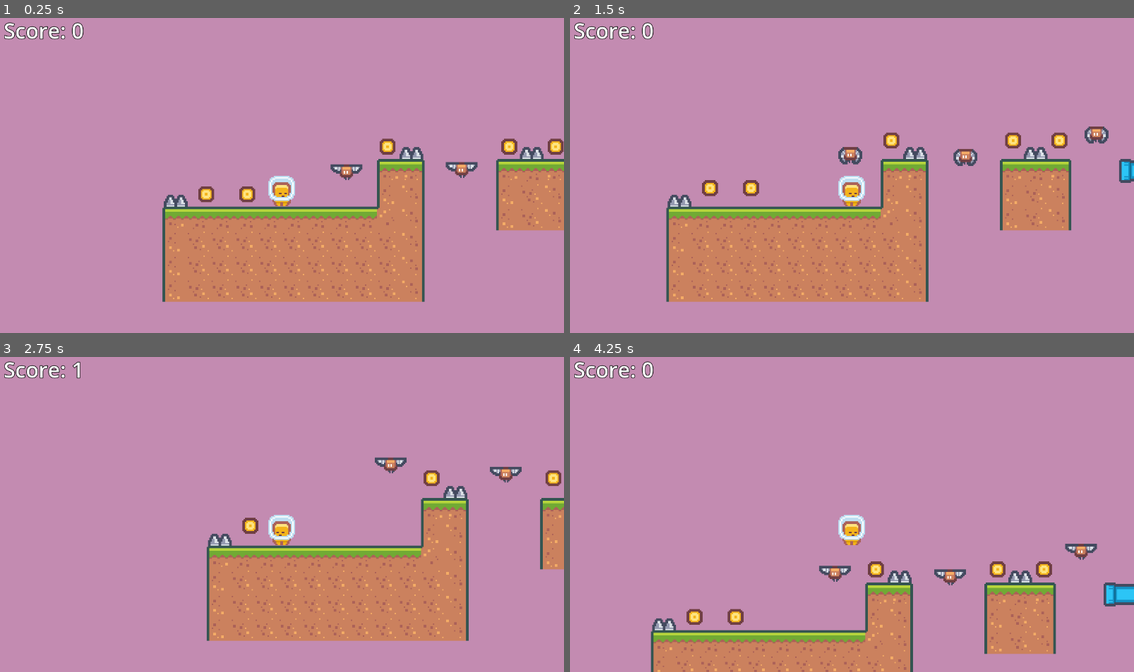
Above: before the commit, frames 1-4 (two rows, left to right).
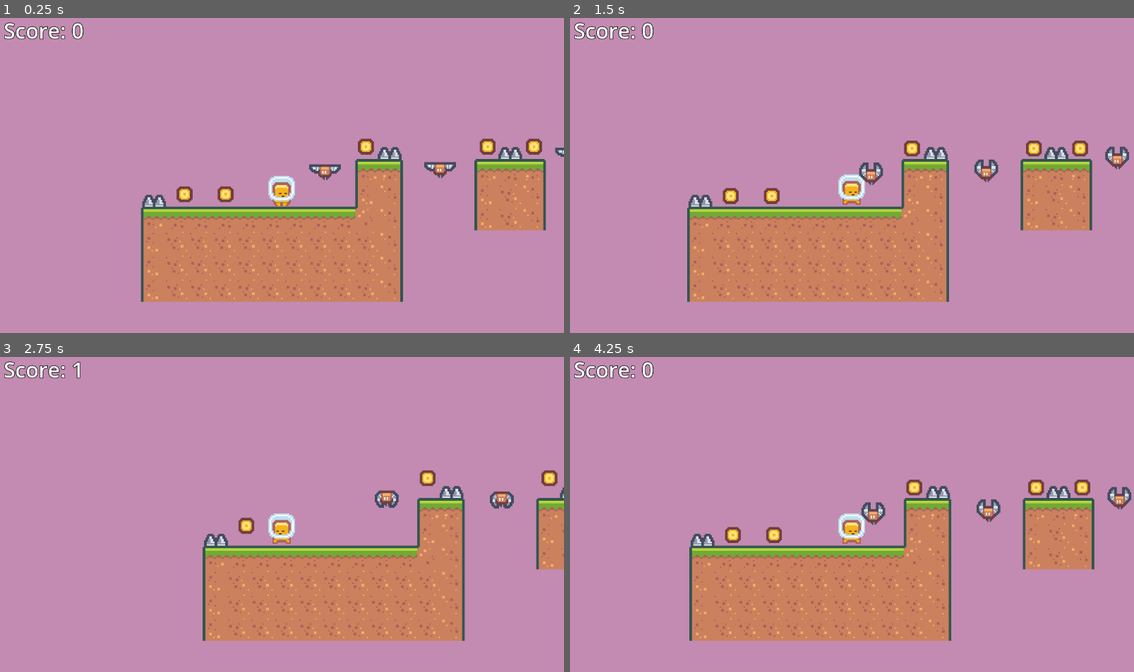
Above: after the commit, the same moments.

Repository: HonouredOne/2DPlatformerProject
Game: Godot game, scene res://Scenes/Levels/Level1.tscn
The game is run twice, just before and just after one commit, with the same random seed, the same clock (stepped at 60 frames per second) and the same inputs. Before the commit the project starts from res://Level1.tscn.
Inputs:
- Up to frame 1 (0.25 s): no input
- Up to frame 2 (1.5 s): hold Right from 0.53 s (still down); tap Space at 0.77 s
- Up to frame 3 (2.75 s): tap Space at 1.52 s; release Right at 2.03 s; hold Left from 2.03 s (still down)
- Up to frame 4 (4.25 s): release Left at 2.78 s; hold Right from 2.78 s (still down); tap Space at 3.02, 3.77 s

The runs differ from the first frame. In frame 1, 10% of the frame differs, in the area x 24-100%, y 38-91%; in frame 2, 11%; in frame 3, 4.9%; in frame 4, 28%, in the area x 14-100%, y 38-100%.

Commit message:
rearranged filesystem for better organization

Diff:
--- a/Platformer_Tileset.tres
+++ b/Platformer_Tileset.tres
@@ -5,10 +5,12 @@
 [sub_resource type="TileSetAtlasSource" id="TileSetAtlasSource_ytctf"]
 texture = ExtResource("1_rymi5")
 texture_region_size = Vector2i(18, 18)
+0:0/next_alternative_id = 3
 0:0/0 = 0
 0:0/0/physics_layer_0/linear_velocity = Vector2(0, 0)
 0:0/0/physics_layer_0/angular_velocity = 0.0
 0:0/0/physics_layer_0/polygon_0/points = PackedVector2Array(-9, -9, 9, -9, 9, 9, -9, 9)
+1:0/next_alternative_id = 3
 1:0/0 = 0
 1:0/0/physics_layer_0/linear_velocity = Vector2(0, 0)
 1:0/0/physics_layer_0/angular_velocity = 0.0
@@ -184,15 +186,12 @@
 4:2/0 = 0
 4:2/0/physics_layer_0/linear_velocity = Vector2(0, 0)
 4:2/0/physics_layer_0/angular_velocity = 0.0
-4:2/0/physics_layer_0/polygon_0/points = PackedVector2Array(-9, -9, 9, -9, 9, 9, -9, 9)
 5:2/0 = 0
 5:2/0/physics_layer_0/linear_velocity = Vector2(0, 0)
 5:2/0/physics_layer_0/angular_velocity = 0.0
-5:2/0/physics_layer_0/polygon_0/points = PackedVector2Array(-9, -9, 9, -9, 9, 9, -9, 9)
 6:2/0 = 0
 6:2/0/physics_layer_0/linear_velocity = Vector2(0, 0)
 6:2/0/physics_layer_0/angular_velocity = 0.0
-6:2/0/physics_layer_0/polygon_0/points = PackedVector2Array(-9, -9, 9, -9, 9, 9, -9, 9)
 7:2/0 = 0
 7:2/0/physics_layer_0/linear_velocity = Vector2(0, 0)
 7:2/0/physics_layer_0/angular_velocity = 0.0
@@ -264,15 +263,12 @@
 4:3/0 = 0
 4:3/0/physics_layer_0/linear_velocity = Vector2(0, 0)
 4:3/0/physics_layer_0/angular_velocity = 0.0
-4:3/0/physics_layer_0/polygon_0/points = PackedVector2Array(-9, -9, 9, -9, 9, 9, -9, 9)
 5:3/0 = 0
 5:3/0/physics_layer_0/linear_velocity = Vector2(0, 0)
 5:3/0/physics_layer_0/angular_velocity = 0.0
-5:3/0/physics_layer_0/polygon_0/points = PackedVector2Array(-9, -9, 9, -9, 9, 9, -9, 9)
 6:3/0 = 0
 6:3/0/physics_layer_0/linear_velocity = Vector2(0, 0)
 6:3/0/physics_layer_0/angular_velocity = 0.0
-6:3/0/physics_layer_0/polygon_0/points = PackedVector2Array(-9, -9, 9, -9, 9, 9, -9, 9)
 7:3/0 = 0
 7:3/0/physics_layer_0/linear_velocity = Vector2(0, 0)
 7:3/0/physics_layer_0/angular_velocity = 0.0
@@ -280,7 +276,6 @@
 8:3/0 = 0
 8:3/0/physics_layer_0/linear_velocity = Vector2(0, 0)
 8:3/0/physics_layer_0/angular_velocity = 0.0
-8:3/0/physics_layer_0/polygon_0/points = PackedVector2Array(-9, -9, 9, -9, 9, 9, -9, 9)
 9:3/0 = 0
 9:3/0/physics_layer_0/linear_velocity = Vector2(0, 0)
 9:3/0/physics_layer_0/angular_velocity = 0.0
@@ -341,26 +336,6 @@
 3:4/0/physics_layer_0/linear_velocity = Vector2(0, 0)
 3:4/0/physics_layer_0/angular_velocity = 0.0
 3:4/0/physics_layer_0/polygon_0/points = PackedVector2Array(-9, -9, 9, -9, 9, 9, -9, 9)
-4:4/0 = 0
-4:4/0/physics_layer_0/linear_velocity = Vector2(0, 0)
-4:4/0/physics_layer_0/angular_velocity = 0.0
-4:4/0/physics_layer_0/polygon_0/points = PackedVector2Array(-9, -9, 9, -9, 9, 9, -9, 9)
-5:4/0 = 0
-5:4/0/physics_layer_0/linear_velocity = Vector2(0, 0)
-5:4/0/physics_layer_0/angular_velocity = 0.0
-5:4/0/physics_layer_0/polygon_0/points = PackedVector2Array(-9, -9, 9, -9, 9, 9, -9, 9)
-6:4/0 = 0
-6:4/0/physics_layer_0/linear_velocity = Vector2(0, 0)
-6:4/0/physics_layer_0/angular_velocity = 0.0
-6:4/0/physics_layer_0/polygon_0/points = PackedVector2Array(-9, -9, 9, -9, 9, 9, -9, 9)
-7:4/0 = 0
-7:4/0/physics_layer_0/linear_velocity = Vector2(0, 0)
-7:4/0/physics_layer_0/angular_velocity = 0.0
-7:4/0/physics_layer_0/polygon_0/points = PackedVector2Array(-9, -9, 9, -9, 9, 9, -9, 9)
-8:4/0 = 0
-8:4/0/physics_layer_0/linear_velocity = Vector2(0, 0)
-8:4/0/physics_layer_0/angular_velocity = 0.0
-8:4/0/physics_layer_0/polygon_0/points = PackedVector2Array(-9, -9, 9, -9, 9, 9, -9, 9)
 9:4/0 = 0
 9:4/0/physics_layer_0/linear_velocity = Vector2(0, 0)
 9:4/0/physics_layer_0/angular_velocity = 0.0
@@ -452,11 +427,9 @@
 11:5/0 = 0
 11:5/0/physics_layer_0/linear_velocity = Vector2(0, 0)
 11:5/0/physics_layer_0/angular_velocity = 0.0
-11:5/0/physics_layer_0/polygon_0/points = PackedVector2Array(-9, -9, 9, -9, 9, 9, -9, 9)
 12:5/0 = 0
 12:5/0/physics_layer_0/linear_velocity = Vector2(0, 0)
 12:5/0/physics_layer_0/angular_velocity = 0.0
-12:5/0/physics_layer_0/polygon_0/points = PackedVector2Array(-9, -9, 9, -9, 9, 9, -9, 9)
 13:5/0 = 0
 13:5/0/physics_layer_0/linear_velocity = Vector2(0, 0)
 13:5/0/physics_layer_0/angular_velocity = 0.0
@@ -612,7 +585,6 @@
 11:7/0 = 0
 11:7/0/physics_layer_0/linear_velocity = Vector2(0, 0)
 11:7/0/physics_layer_0/angular_velocity = 0.0
-11:7/0/physics_layer_0/polygon_0/points = PackedVector2Array(-9, -9, 9, -9, 9, 9, -9, 9)
 12:7/0 = 0
 12:7/0/physics_layer_0/linear_velocity = Vector2(0, 0)
 12:7/0/physics_layer_0/angular_velocity = 0.0
@@ -636,95 +608,87 @@
 17:7/0 = 0
 17:7/0/physics_layer_0/linear_velocity = Vector2(0, 0)
 17:7/0/physics_layer_0/angular_velocity = 0.0
-17:7/0/physics_layer_0/polygon_0/points = PackedVector2Array(-9, -9, 9, -9, 9, 9, -9, 9)
 18:7/0 = 0
 18:7/0/physics_layer_0/linear_velocity = Vector2(0, 0)
 18:7/0/physics_layer_0/angular_velocity = 0.0
-18:7/0/physics_layer_0/polygon_0/points = PackedVector2Array(-9, -9, 9, -9, 9, 9, -9, 9)
 19:7/0 = 0
 19:7/0/physics_layer_0/linear_velocity = Vector2(0, 0)
 19:7/0/physics_layer_0/angular_velocity = 0.0
-19:7/0/physics_layer_0/polygon_0/points = PackedVector2Array(-9, -9, 9, -9, 9, 9, -9, 9)
 0:8/0 = 0
 0:8/0/physics_layer_0/linear_velocity = Vector2(0, 0)
 0:8/0/physics_layer_0/angular_velocity = 0.0
-0:8/0/physics_layer_0/polygon_0/points = PackedVector2Array(-9, -9, 9, -9, 9, 9, -9, 9)
 1:8/0 = 0
 1:8/0/physics_layer_0/linear_velocity = Vector2(0, 0)
 1:8/0/physics_layer_0/angular_velocity = 0.0
-1:8/0/physics_layer_0/polygon_0/points = PackedVector2Array(-9, -9, 9, -9, 9, 9, -9, 9)
 2:8/0 = 0
 2:8/0/physics_layer_0/linear_velocity = Vector2(0, 0)
 2:8/0/physics_layer_0/angular_velocity = 0.0
-2:8/0/physics_layer_0/polygon_0/points = PackedVector2Array(-9, -9, 9, -9, 9, 9, -9, 9)
 3:8/0 = 0
 3:8/0/physics_layer_0/linear_velocity = Vector2(0, 0)
 3:8/0/physics_layer_0/angular_velocity = 0.0
-3:8/0/physics_layer_0/polygon_0/points = PackedVector2Array(-9, -9, 9, -9, 9, 9, -9, 9)
 4:8/0 = 0
 4:8/0/physics_layer_0/linear_velocity = Vector2(0, 0)
 4:8/0/physics_layer_0/angular_velocity = 0.0
-4:8/0/physics_layer_0/polygon_0/points = PackedVector2Array(-9, -9, 9, -9, 9, 9, -9, 9)
 5:8/0 = 0
 5:8/0/physics_layer_0/linear_velocity = Vector2(0, 0)
 5:8/0/physics_layer_0/angular_velocity = 0.0
-5:8/0/physics_layer_0/polygon_0/points = PackedVector2Array(-9, -9, 9, -9, 9, 9, -9, 9)
 6:8/0 = 0
 6:8/0/physics_layer_0/linear_velocity = Vector2(0, 0)
 6:8/0/physics_layer_0/angular_velocity = 0.0
-6:8/0/physics_layer_0/polygon_0/points = PackedVector2Array(-9, -9, 9, -9, 9, 9, -9, 9)
 7:8/0 = 0
 7:8/0/physics_layer_0/linear_velocity = Vector2(0, 0)
 7:8/0/physics_layer_0/angular_velocity = 0.0
-7:8/0/physics_layer_0/polygon_0/points = PackedVector2Array(-9, -9, 9, -9, 9, 9, -9, 9)
 8:8/0 = 0
 8:8/0/physics_layer_0/linear_velocity = Vector2(0, 0)
 8:8/0/physics_layer_0/angular_velocity = 0.0
-8:8/0/physics_layer_0/polygon_0/points = PackedVector2Array(-9, -9, 9, -9, 9, 9, -9, 9)
 9:8/0 = 0
 9:8/0/physics_layer_0/linear_velocity = Vector2(0, 0)
 9:8/0/physics_layer_0/angular_velocity = 0.0
-9:8/0/physics_layer_0/polygon_0/points = PackedVector2Array(-9, -9, 9, -9, 9, 9, -9, 9)
 10:8/0 = 0
 10:8/0/physics_layer_0/linear_velocity = Vector2(0, 0)
 10:8/0/physics_layer_0/angular_velocity = 0.0
-10:8/0/physics_layer_0/polygon_0/points = PackedVector2Array(-9, -9, 9, -9, 9, 9, -9, 9)
 11:8/0 = 0
 11:8/0/physics_layer_0/linear_velocity = Vector2(0, 0)
 11:8/0/physics_layer_0/angular_velocity = 0.0
-11:8/0/physics_layer_0/polygon_0/points = PackedVector2Array(-9, -9, 9, -9, 9, 9, -9, 9)
 12:8/0 = 0
 12:8/0/physics_layer_0/linear_velocity = Vector2(0, 0)
 12:8/0/physics_layer_0/angular_velocity = 0.0
-12:8/0/physics_layer_0/polygon_0/points = PackedVector2Array(-9, -9, 9, -9, 9, 9, -9, 9)
 13:8/0 = 0
 13:8/0/physics_layer_0/linear_velocity = Vector2(0, 0)
 13:8/0/physics_layer_0/angular_velocity = 0.0
-13:8/0/physics_layer_0/polygon_0/points = PackedVector2Array(-9, -9, 9, -9, 9, 9, -9, 9)
 14:8/0 = 0
 14:8/0/physics_layer_0/linear_velocity = Vector2(0, 0)
 14:8/0/physics_layer_0/angular_velocity = 0.0
-14:8/0/physics_layer_0/polygon_0/points = PackedVector2Array(-9, -9, 9, -9, 9, 9, -9, 9)
 15:8/0 = 0
 15:8/0/physics_layer_0/linear_velocity = Vector2(0, 0)
 15:8/0/physics_layer_0/angular_velocity = 0.0
-15:8/0/physics_layer_0/polygon_0/points = PackedVector2Array(-9, -9, 9, -9, 9, 9, -9, 9)
 16:8/0 = 0
 16:8/0/physics_layer_0/linear_velocity = Vector2(0, 0)
 16:8/0/physics_layer_0/angular_velocity = 0.0
-16:8/0/physics_layer_0/polygon_0/points = PackedVector2Array(-9, -9, 9, -9, 9, 9, -9, 9)
 17:8/0 = 0
 17:8/0/physics_layer_0/linear_velocity = Vector2(0, 0)
 17:8/0/physics_layer_0/angular_velocity = 0.0
-17:8/0/physics_layer_0/polygon_0/points = PackedVector2Array(-9, -9, 9, -9, 9, 9, -9, 9)
 18:8/0 = 0
 18:8/0/physics_layer_0/linear_velocity = Vector2(0, 0)
 18:8/0/physics_layer_0/angular_velocity = 0.0
-18:8/0/physics_layer_0/polygon_0/points = PackedVector2Array(-9, -9, 9, -9, 9, 9, -9, 9)
 19:8/0 = 0
 19:8/0/physics_layer_0/linear_velocity = Vector2(0, 0)
 19:8/0/physics_layer_0/angular_velocity = 0.0
-19:8/0/physics_layer_0/polygon_0/points = PackedVector2Array(-9, -9, 9, -9, 9, 9, -9, 9)
+8:4/0 = 0
+8:4/0/physics_layer_0/linear_velocity = Vector2(0, 0)
+8:4/0/physics_layer_0/angular_velocity = 0.0
+7:4/0 = 0
+7:4/0/physics_layer_0/linear_velocity = Vector2(0, 0)
+7:4/0/physics_layer_0/angular_velocity = 0.0
+4:4/0 = 0
+4:4/0/physics_layer_0/linear_velocity = Vector2(0, 0)
+4:4/0/physics_layer_0/angular_velocity = 0.0
+5:4/0 = 0
+5:4/0/physics_layer_0/linear_velocity = Vector2(0, 0)
+5:4/0/physics_layer_0/angular_velocity = 0.0
+6:4/0 = 0
+6:4/0/physics_layer_0/linear_velocity = Vector2(0, 0)
+6:4/0/physics_layer_0/angular_velocity = 0.0
 
 [resource]
 tile_size = Vector2i(18, 18)
--- a/Enemy.tscn
+++ b/Scenes/Characters/Enemy.tscn
@@ -1,6 +1,6 @@
 [gd_scene load_steps=7 format=3 uid="uid://bph4rj2fv6f0h"]
 
-[ext_resource type="Script" path="res://Enemy.gd" id="1_q3xjg"]
+[ext_resource type="Script" path="res://Scripts/Enemy.gd" id="1_q3xjg"]
 [ext_resource type="Texture2D" uid="uid://dpfw6ck4mow1p" path="res://Sprites/Characters/character_0024.png" id="2_df0go"]
 [ext_resource type="Texture2D" uid="uid://cmuj56kflday4" path="res://Sprites/Characters/character_0025.png" id="3_trq1r"]
 [ext_resource type="Texture2D" uid="uid://b7v77tpl04fsy" path="res://Sprites/Characters/character_0026.png" id="4_6ggrq"]
--- a/Player.tscn
+++ b/Scenes/Characters/Player.tscn
@@ -1,6 +1,6 @@
 [gd_scene load_steps=9 format=3 uid="uid://bn30rvs1dqoyd"]
 
-[ext_resource type="Script" path="res://Player.gd" id="1_lmi24"]
+[ext_resource type="Script" path="res://Scripts/Player.gd" id="1_7ll6t"]
 [ext_resource type="Texture2D" uid="uid://cdqw5kifbyiuj" path="res://Sprites/Characters/character_0006.png" id="2_vo4c4"]
 [ext_resource type="Texture2D" uid="uid://0ew6wvxah47o" path="res://Sprites/Characters/character_0007.png" id="3_p5mri"]
 [ext_resource type="AudioStream" uid="uid://d23hdcbessls5" path="res://Audio/coin_2-89099.mp3" id="4_mhtfu"]
@@ -36,7 +36,7 @@
 
 [node name="Player" type="CharacterBody2D" groups=["Player"]]
 position = Vector2(0, -12)
-script = ExtResource("1_lmi24")
+script = ExtResource("1_7ll6t")
 
 [node name="AnimatedSprite2D" type="AnimatedSprite2D" parent="."]
 sprite_frames = SubResource("SpriteFrames_m6ndp")
--- a/Level1.tscn
+++ b/Scenes/Levels/Level1.tscn
@@ -1,11 +1,11 @@
 [gd_scene load_steps=7 format=3 uid="uid://c5tv66vnlexms"]
 
 [ext_resource type="TileSet" uid="uid://cj51wfdtrliei" path="res://Platformer_Tileset.tres" id="1_8leg8"]
-[ext_resource type="PackedScene" uid="uid://bn30rvs1dqoyd" path="res://Player.tscn" id="2_kln3f"]
-[ext_resource type="PackedScene" uid="uid://bph4rj2fv6f0h" path="res://Enemy.tscn" id="4_3bjsa"]
-[ext_resource type="PackedScene" uid="uid://tysqopn6n4aw" path="res://Spikes.tscn" id="5_16dot"]
-[ext_resource type="PackedScene" uid="uid://c7163b1a8e70f" path="res://EndFlag.tscn" id="6_cb551"]
-[ext_resource type="PackedScene" uid="uid://dsu2vvf0tref8" path="res://Coin.tscn" id="6_e3l74"]
+[ext_resource type="PackedScene" uid="uid://bn30rvs1dqoyd" path="res://Scenes/Characters/Player.tscn" id="2_st5gt"]
+[ext_resource type="PackedScene" uid="uid://dsu2vvf0tref8" path="res://Scenes/Objects/Coin.tscn" id="3_jym8e"]
+[ext_resource type="PackedScene" uid="uid://bph4rj2fv6f0h" path="res://Scenes/Characters/Enemy.tscn" id="4_3bjsa"]
+[ext_resource type="PackedScene" uid="uid://c7163b1a8e70f" path="res://Scenes/Objects/EndFlag.tscn" id="6_cb551"]
+[ext_resource type="PackedScene" uid="uid://tysqopn6n4aw" path="res://Scenes/Objects/Spikes.tscn" id="6_e3l74"]
 
 [node name="Main" type="Node2D"]
 
@@ -15,10 +15,10 @@
 anchor_top = 0.5
 anchor_right = 0.5
 anchor_bottom = 0.5
-offset_left = -640.0
-offset_top = -360.0
-offset_right = 640.0
-offset_bottom = 360.0
+offset_left = -503.0
+offset_top = -362.0
+offset_right = 777.0
+offset_bottom = 358.0
 grow_horizontal = 2
 grow_vertical = 2
 color = Color(0.765637, 0.546196, 0.694974, 1)
@@ -28,54 +28,48 @@
 format = 2
 layer_0/tile_data = PackedInt32Array(65534, 131072, 1, 131070, 131072, 6, 196606, 131072, 6, 262142, 131072, 6, 65535,  …(1390 unchanged characters)…
 
-[node name="Player" parent="." instance=ExtResource("2_kln3f")]
+[node name="Player" parent="." instance=ExtResource("2_st5gt")]
+position = Vector2(16, -12)
 
 [node name="Spikes" type="Node" parent="."]
 
-[node name="Spikes" parent="Spikes" instance=ExtResource("5_16dot")]
+[node name="Spikes" parent="Spikes" instance=ExtResource("6_e3l74")]
 position = Vector2(98, -45)
 
-[node name="Spikes2" parent="Spikes" instance=ExtResource("5_16dot")]
+[node name="Spikes2" parent="Spikes" instance=ExtResource("6_e3l74")]
 position = Vector2(-80, -9)
 
-[node name="Spikes3" parent="Spikes" instance=ExtResource("5_16dot")]
+[node name="Spikes3" parent="Spikes" instance=ExtResource("6_e3l74")]
 position = Vector2(189, -45)
 
-[node name="Spikes4" parent="Spikes" instance=ExtResource("5_16dot")]
+[node name="Spikes4" parent="Spikes" instance=ExtResource("6_e3l74")]
 position = Vector2(316, -44)
 
-[node name="Spikes5" parent="Spikes" instance=ExtResource("5_16dot")]
+[node name="Spikes5" parent="Spikes" instance=ExtResource("6_e3l74")]
 position = Vector2(487, -62)
 
 [node name="Coins" type="Node" parent="."]
 
-[node name="Coin" parent="Coins" instance=ExtResource("6_e3l74")]
+[node name="Coin" parent="Coins" instance=ExtResource("3_jym8e")]
+position = Vector2(-57, -15)
+
+[node name="Coin2" parent="Coins" instance=ExtResource("3_jym8e")]
 position = Vector2(-26, -15)
-value = 1.0
 
-[node name="Coin2" parent="Coins" instance=ExtResource("6_e3l74")]
-position = Vector2(-57, -15)
-value = 1.0
+[node name="Coin3" parent="Coins" instance=ExtResource("3_jym8e")]
+position = Vector2(80, -51)
 
-[node name="Coin3" parent="Coins" instance=ExtResource("6_e3l74")]
-position = Vector2(80, -51)
-value = 1.0
+[node name="Coin4" parent="Coins" instance=ExtResource("3_jym8e")]
+position = Vector2(172, -51)
 
-[node name="Coin4" parent="Coins" instance=ExtResource("6_e3l74")]
-position = Vector2(172, -51)
-value = 1.0
+[node name="Coin5" parent="Coins" instance=ExtResource("3_jym8e")]
+position = Vector2(207, -51)
 
-[node name="Coin5" parent="Coins" instance=ExtResource("6_e3l74")]
-position = Vector2(207, -51)
-value = 1.0
+[node name="Coin6" parent="Coins" instance=ExtResource("3_jym8e")]
+position = Vector2(288, -50)
 
-[node name="Coin6" parent="Coins" instance=ExtResource("6_e3l74")]
+[node name="Coin7" parent="Coins" instance=ExtResource("3_jym8e")]
 position = Vector2(360, -68)
-value = 1.0
-
-[node name="Coin7" parent="Coins" instance=ExtResource("6_e3l74")]
-position = Vector2(288, -50)
-value = 1.0
 
 [node name="Enemies" type="Node" parent="."]
 
--- a/Level2.tscn
+++ b/Scenes/Levels/Level2.tscn
@@ -1,19 +1,19 @@
 [gd_scene load_steps=4 format=3 uid="uid://blngxn0c5wt00"]
 
-[ext_resource type="TileSet" uid="uid://cj51wfdtrliei" path="res://Platformer_Tileset.tres" id="1_74opr"]
-[ext_resource type="PackedScene" uid="uid://bn30rvs1dqoyd" path="res://Player.tscn" id="2_ytncp"]
-[ext_resource type="PackedScene" uid="uid://c7163b1a8e70f" path="res://EndFlag.tscn" id="3_dt8fe"]
+[ext_resource type="TileSet" uid="uid://cj51wfdtrliei" path="res://Platformer_Tileset.tres" id="1_k76lx"]
+[ext_resource type="PackedScene" uid="uid://bn30rvs1dqoyd" path="res://Scenes/Characters/Player.tscn" id="2_x0ucw"]
+[ext_resource type="PackedScene" uid="uid://c7163b1a8e70f" path="res://Scenes/Objects/EndFlag.tscn" id="3_fgo4b"]
 
 [node name="Main" type="Node2D"]
 
 [node name="TileMap" type="TileMap" parent="."]
-tile_set = ExtResource("1_74opr")
+tile_set = ExtResource("1_k76lx")
 format = 2
 layer_0/tile_data = PackedInt32Array(65529, 131072, 5, 65530, 131072, 5, 65531, 131072, 5, 65532, 131072, 5, 65533, 131 …(673 unchanged characters)…
 
-[node name="Player" parent="." instance=ExtResource("2_ytncp")]
+[node name="Player" parent="." instance=ExtResource("2_x0ucw")]
 position = Vector2(-131, -12)
 
-[node name="EndFlag" parent="." instance=ExtResource("3_dt8fe")]
+[node name="EndFlag" parent="." instance=ExtResource("3_fgo4b")]
 position = Vector2(205, -7)
 next_scene = "res://Level1.tscn"
--- a/Coin.tscn
+++ b/Scenes/Objects/Coin.tscn
@@ -1,6 +1,6 @@
 [gd_scene load_steps=4 format=3 uid="uid://dsu2vvf0tref8"]
 
-[ext_resource type="Script" path="res://Coin.gd" id="1_02uku"]
+[ext_resource type="Script" path="res://Scripts/Coin.gd" id="1_02uku"]
 [ext_resource type="Texture2D" uid="uid://ydbe1tyhvygu" path="res://Sprites/Objects/tile_0151.png" id="1_gx4kw"]
 
 [sub_resource type="CircleShape2D" id="CircleShape2D_32hvg"]
--- a/EndFlag.tscn
+++ b/Scenes/Objects/EndFlag.tscn
@@ -1,6 +1,6 @@
 [gd_scene load_steps=7 format=3 uid="uid://c7163b1a8e70f"]
 
-[ext_resource type="Script" path="res://EndFlag.gd" id="1_nvrrs"]
+[ext_resource type="Script" path="res://Scripts/EndFlag.gd" id="1_16ytx"]
 [ext_resource type="Texture2D" uid="uid://biwond464pw3f" path="res://Sprites/Tiles/tiles_packed.png" id="2_srj42"]
 
 [sub_resource type="AtlasTexture" id="AtlasTexture_fef8b"]
@@ -29,7 +29,7 @@
 size = Vector2(18, 18)
 
 [node name="EndFlag" type="Area2D"]
-script = ExtResource("1_nvrrs")
+script = ExtResource("1_16ytx")
 
 [node name="AnimatedSprite2D" type="AnimatedSprite2D" parent="."]
 sprite_frames = SubResource("SpriteFrames_ymcsa")
--- a/Spikes.tscn
+++ b/Scenes/Objects/Spikes.tscn
@@ -1,7 +1,7 @@
 [gd_scene load_steps=4 format=3 uid="uid://tysqopn6n4aw"]
 
 [ext_resource type="Texture2D" uid="uid://bj4phc7ceh37p" path="res://Sprites/Objects/tile_0068.png" id="1_uuh22"]
-[ext_resource type="Script" path="res://Spikes.gd" id="1_w11nn"]
+[ext_resource type="Script" path="res://Scripts/Spikes.gd" id="1_w11nn"]
 
 [sub_resource type="RectangleShape2D" id="RectangleShape2D_0558s"]
 size = Vector2(18, 9)
--- a/Coin.gd
+++ b/Scripts/Coin.gd
@@ -1,6 +1,6 @@
 extends Area2D
 
-@export_range(1, 10, 1) var value
+@export_range(1, 10, 1) var value = 1
 
 var bob_height : float = 7.0
 var bob_speed : float = 10.0
--- a/EndFlag.gd
+++ b/Scripts/EndFlag.gd
@@ -12,5 +12,5 @@
 		body.store_score()
 		get_tree().change_scene_to_file(next_scene)
 
-func _process(delta):
+func _process(_delta):
 	$AnimatedSprite2D.play()
--- a/Player.gd
+++ b/Scripts/Player.gd
@@ -31,7 +31,7 @@
 	if global_position.y > 100:
 		game_over()
 
-func _process(delta):
+func _process(_delta):
 	if velocity.x != 0 and is_on_floor():
 		_animated_sprite.play()
 	else:
--- a/project.godot
+++ b/project.godot
@@ -11,13 +11,13 @@
 [application]
 
 config/name="2DPlatformerProject"
-run/main_scene="res://Level1.tscn"
+run/main_scene="res://Scenes/Levels/Level1.tscn"
 config/features=PackedStringArray("4.1", "Forward Plus")
 config/icon="res://icon.svg"
 
 [autoload]
 
-PlayerVariables="*res://PlayerVariables.gd"
+PlayerVariables="*res://Scripts/PlayerVariables.gd"
 
 [display]
 
Renamed: Enemy.gd -> Scripts/Enemy.gd
Renamed: PlayerVariables.gd -> Scripts/PlayerVariables.gd
Renamed: Spikes.gd -> Scripts/Spikes.gd
